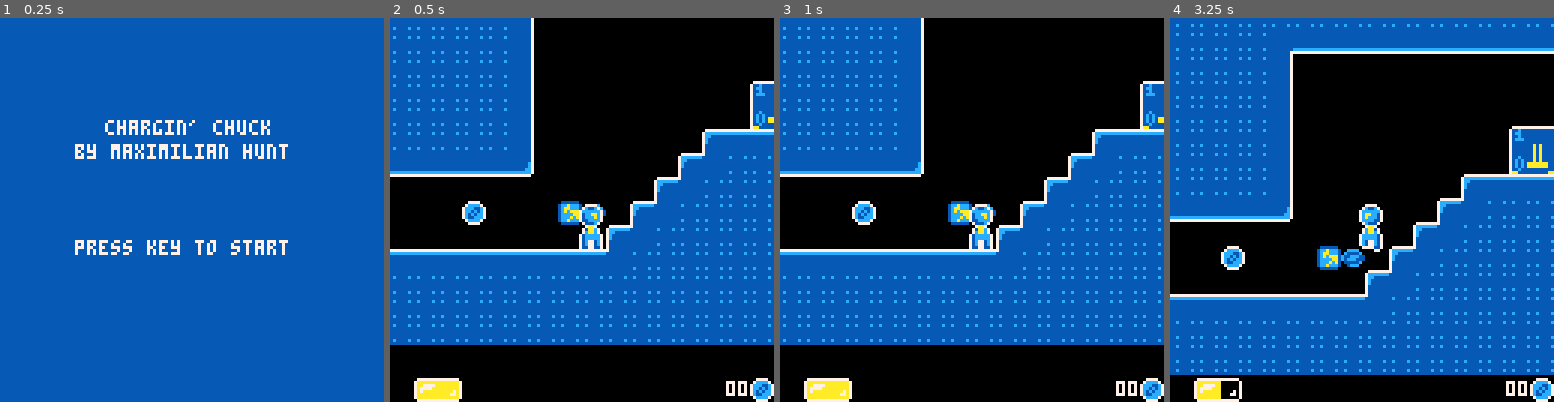
Above: before the commit, frames 1-4 (left to right).
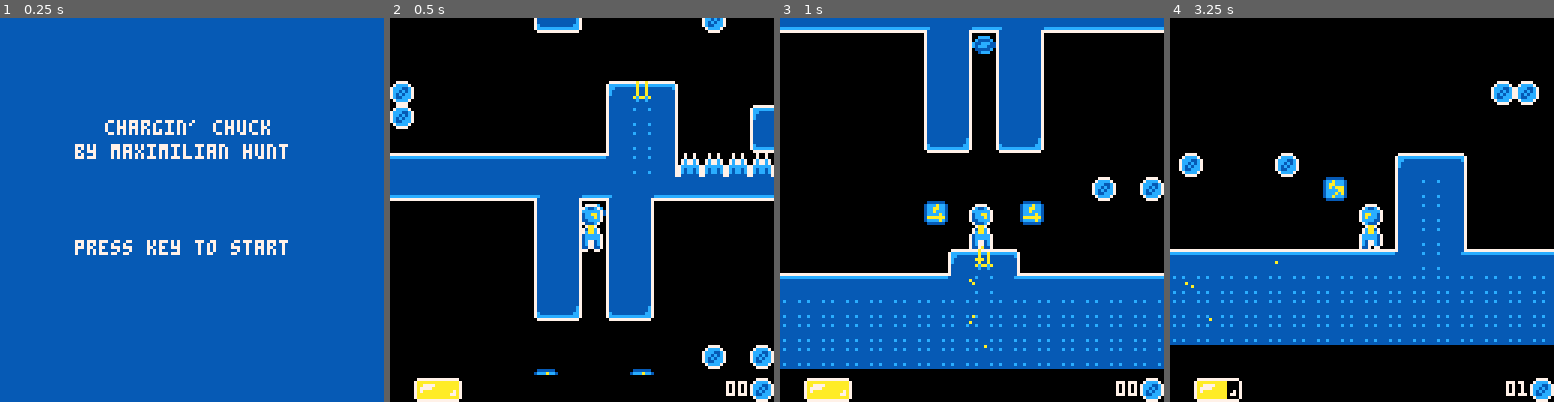
Above: after the commit, the same moments.

Repository: m-r-hunt/Pico-8-Carts
Game: PICO-8 cartridge mj73/mj73.p8
Same seed, same stepped clock (60 frames per second), same inputs: the game is played once before the commit and once after it.
Inputs:
- Up to frame 1 (0.25 s): no input
- Up to frame 2 (0.5 s): tap X (X key) at 0.33 s
- Up to frame 3 (1 s): tap O (Z key) at 0.7 s
- Up to frame 4 (3.25 s): tap X (X key) at 1.07, 1.85, 2.97 s; hold Right 1.6-2.1 s; tap O (Z key) every 0.4 s from 1.7 to 2.9 s; hold Up 2.15-2.42 s; hold Right 2.47-3.03 s; hold Left from 3.08 s (still down)

Frame 1 is identical in both runs. In frame 2, 57% of the frame differs, in the area x 0-100%, y 0-93%; in frame 3, 49%; in frame 4, 51%.

Commit message:
More stuff, getting fairly done...

Diff:
--- a/mj73/mj73.lua
+++ b/mj73/mj73.lua
@@ -257,9 +257,11 @@
 				sfx(2,3)
 			end
 			reset_doors()
+			add_particle((self.x+self.w/2)*8,(self.y+self.h)*8,rnd(2)-1,rnd(2)-1,4)
 		elseif self.on_ground and fget(below_tile,4) then
 			emit"died"
 		elseif self.on_ground and below_tile==85 then
+			sfx(8)
 			self.energy-=4
 			mset(self.x+self.w/2,flr(self.y+self.h)+1,86)
 			add(to_reset,{self.x+self.w/2,flr(self.y+self.h)+1})
--- a/mj73/mj73.p8
+++ b/mj73/mj73.p8
@@ -121,7 +121,7 @@
 25000000000000000042000000420000000000000000430000051525000000000515250000000006162600000000000515250000000000051525000000000000
 00000515250000000000000000750000000075000000007500000000750000000075000000000000000000000000000004451515151515153524000000000005
 25003000000000000000000000000000000000000000000000051525000000000515250000000000000000000000000515250000000000051525000000420000
-00000616260000000042000000760000000076000000007600000000760000000076000052000000520000004353000445151515151515151535240000000005
+00000616260000000042000000760000000076000000007600000000760000000076000052000000520000004300000445151515151515151535240000000005
 25003100000000000000045424000000000000000000000000051525000000000515250000000000000000000000000515250000000000051525000000000000
 00000000000000000000000000760000000076000000007600000000760000000076000000000000000000000000044515151515151515151515352400000005
 35141414141414141414451535141414141414141414141414451535141414144515351414141414141414141414144515351414141414451535141414145424
Not shown, changed: the sound effects (__sfx__) section of mj73/mj73.p8
Not shown, changed: mj73/todos.txt
Not shown, changed: mj73/mj73.trm
